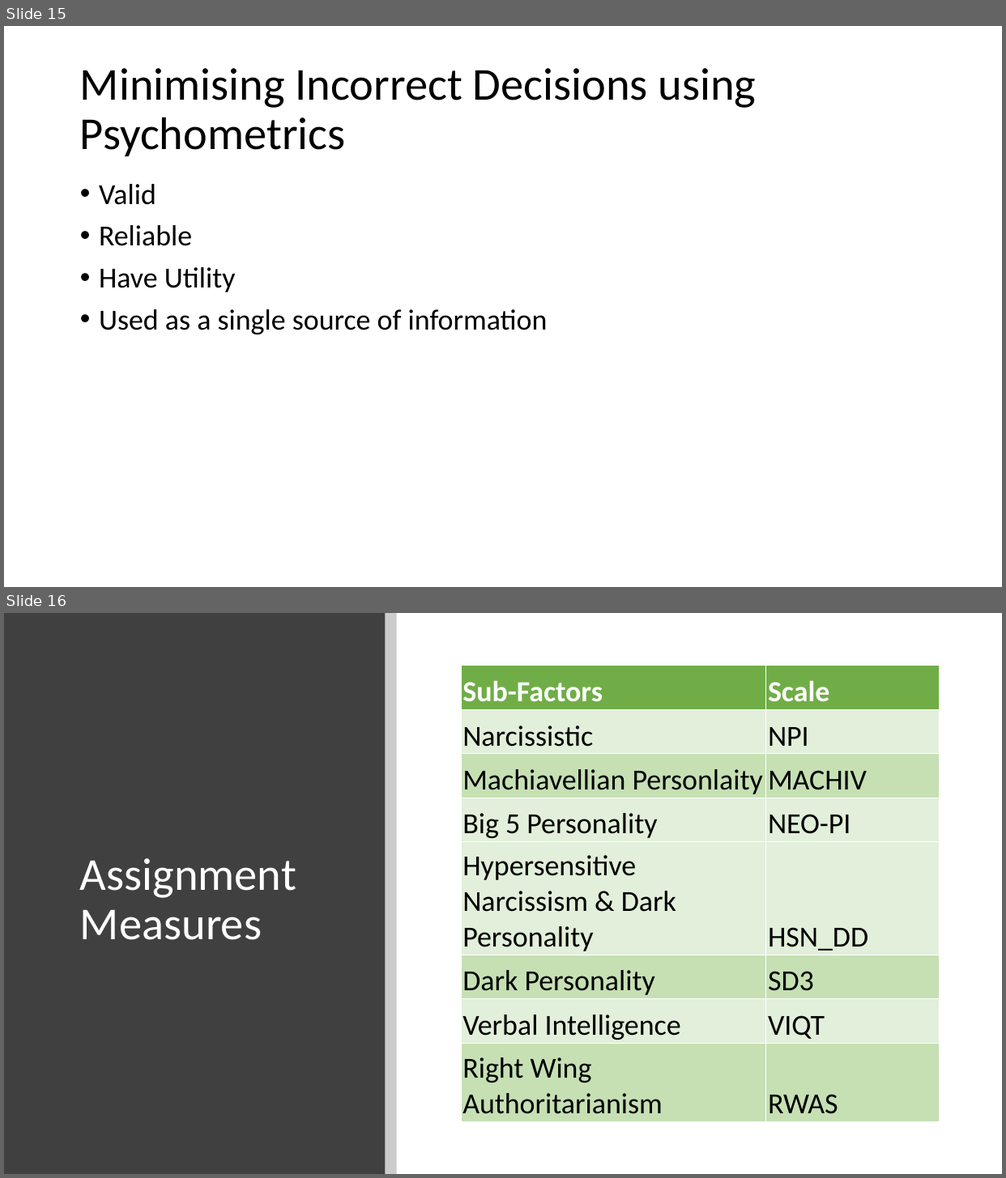
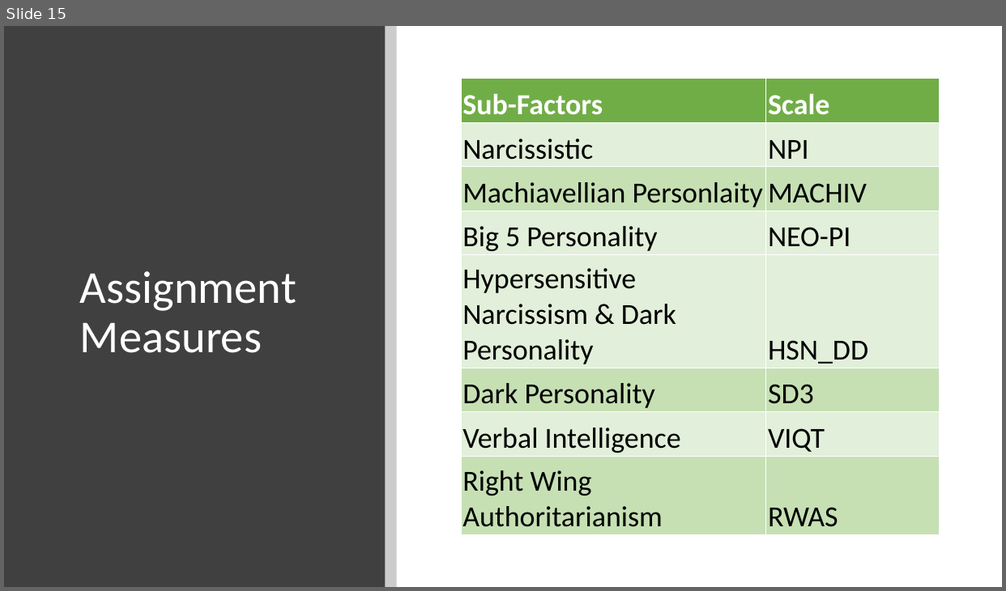
Before and after one commit to OliJimbo/Student_Materials, a slide deck: Week 2/Workshop/Workshop_2.pptx. Shown one above the other, each under a label of ours: slides 15 and 16 before the commit, slide 15 after it. The pictures are 1006x1178 and 1006x591 pixels, drawn with LibreOffice and Linux fonts; fonts in the diff are those of the drawing. Boxes give left, top, right and bottom in pixels: in the first picture for what was removed or moved away, otherwise in the second. Text is boxed around its words. In the diff, an @@ line names an element or a change of style, - is before the commit and + after.

```diff
--- a/Week 2/Workshop/Workshop_2.pptx
+++ b/Week 2/Workshop/Workshop_2.pptx
@@ slide 15 removed at (4, 26, 1002, 587), background #FFFFFF @@
@@ title removed at (80, 68, 756, 156) @@
-Minimising Incorrect Decisions using Psychometrics
@@ text removed at (99, 184, 548, 335) @@
-• Valid
-• Reliable
-• Have Utility
-• Used as a single source of information
@@ what was slide 16 is now slide 15 @@
```
Also in this commit, not shown: 2 other files.
